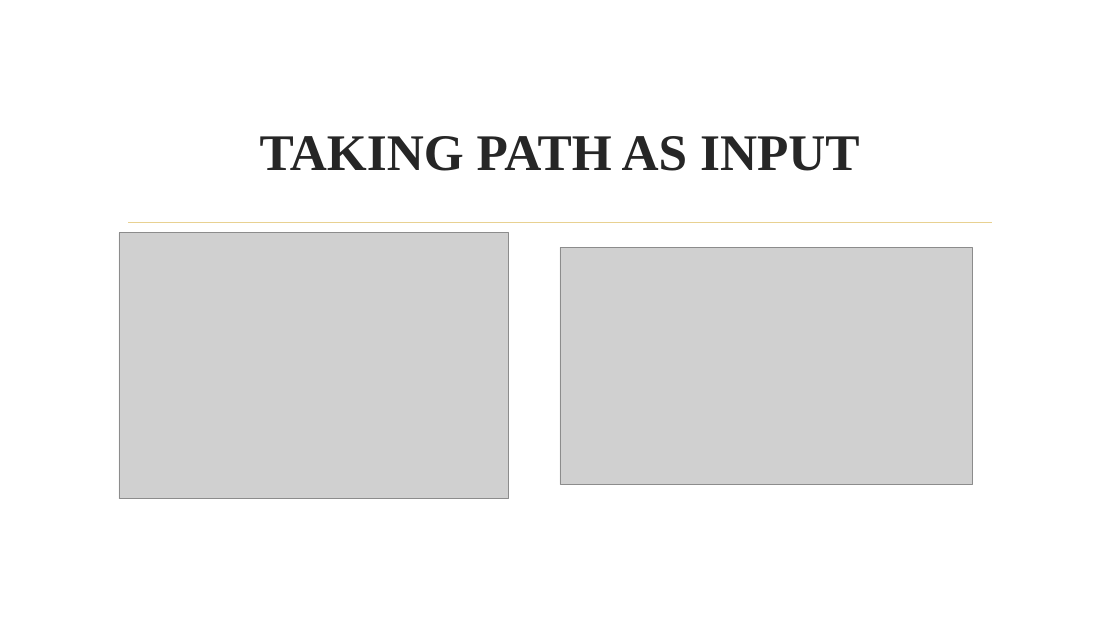
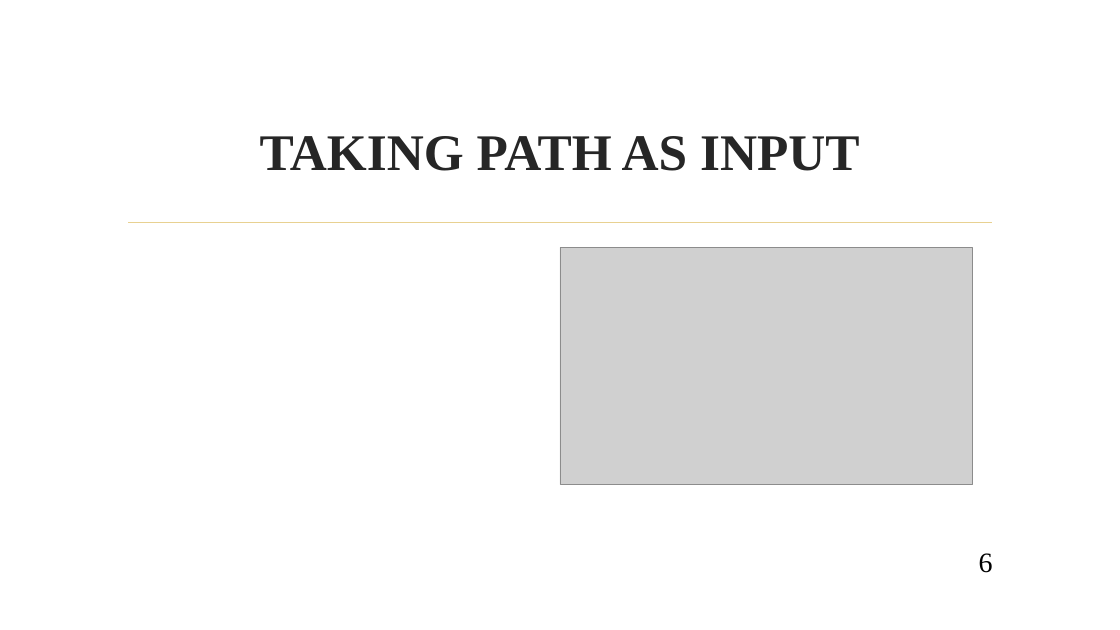
Before and after one commit to jsureka/ImageX, a slide deck: slide 6 of SOFTWARE PROJECT LAB -1.pptx. Drawn at 1120x630 pixels with LibreOffice and Linux fonts; fonts in the diff are those of the drawing; grey boxes stand for pictures; background and template pictures are left out. Boxes give left, top, right and bottom in pixels: in the first picture for what was removed or moved away, otherwise in the second. Text is boxed around its words. In the diff, an @@ line names an element or a change of style, - is before the commit and + after.

```diff
--- a/SOFTWARE PROJECT LAB -1.pptx
+++ b/SOFTWARE PROJECT LAB -1.pptx
@@ picture removed at (119, 233, 508, 499) @@
@@ page number added at (979, 553, 993, 573), 24 pt, text #000000 @@
+6
```
Also in this commit, not shown: 10 other slides changed, 10 other files.
